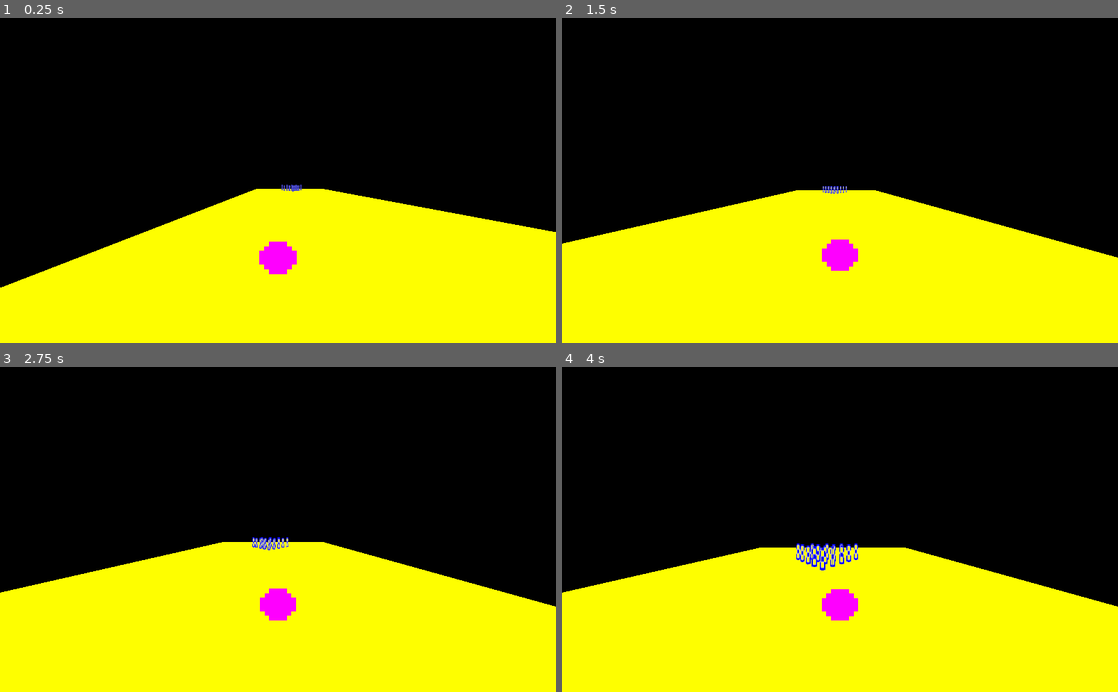
Above: before the commit, frames 1-4 (two rows, left to right).
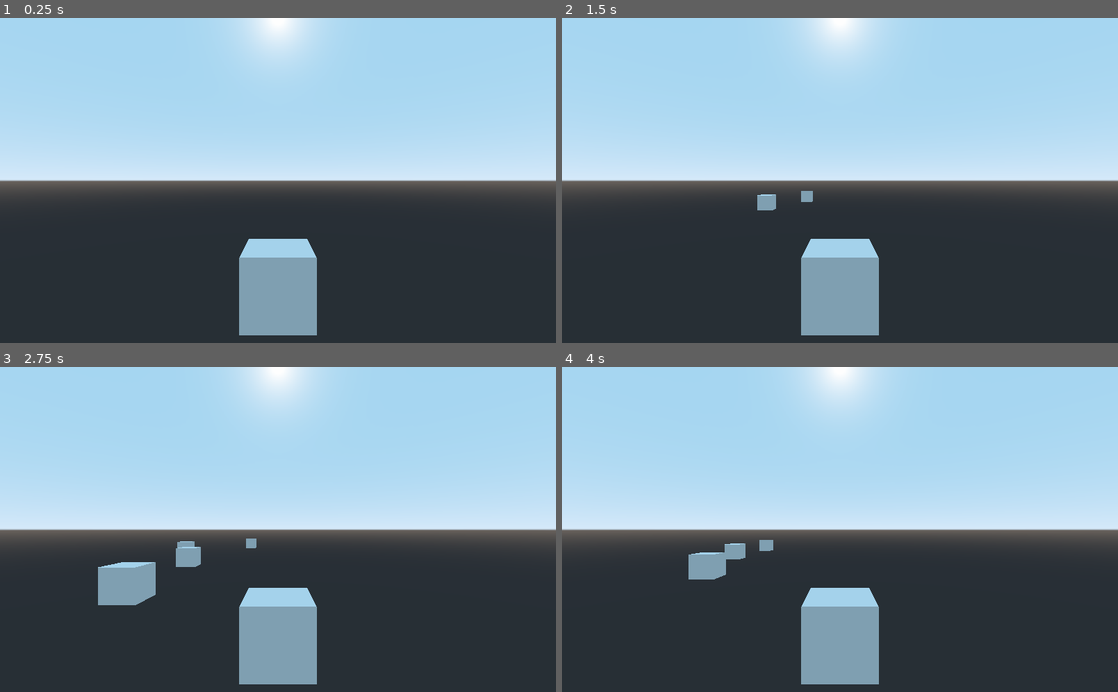
Above: after the commit, the same moments.

Repository: SteveSmith16384/CascadeCassette50_3D
Game: Godot game, scene res://Main.tscn
Same seed, same stepped clock (60 frames per second), same inputs: the game is played once before the commit and once after it.
Inputs:
- Up to frame 1 (0.25 s): no input
- Up to frame 2 (1.5 s): hold Right 0.53-1.28 s; tap Space at 0.77 s; hold Left from 1.28 s (still down)
- Up to frame 3 (2.75 s): tap Space at 1.52 s; release Left at 2.03 s; hold Right from 2.03 s (still down)
- Up to frame 4 (4 s): tap Space at 3.02, 3.77 s; release Right at 3.53 s; hold Left from 3.53 s (still down)

The runs differ from the first frame. In frame 1, 100% of the frame differs, in the area x 0-100%, y 0-100%; in frame 2, 100%; in frame 3, 100%; in frame 4, 100%.

Commit message:
Added basic Voyager

Diff:
--- /dev/null
+++ b/src/Games/Voyager/Ship.tscn
@@ -0,0 +1,14 @@
+[gd_scene load_steps=3 format=2]
+
+[sub_resource type="BoxShape" id=1]
+
+[sub_resource type="CubeMesh" id=2]
+
+[node name="Ship" type="Area"]
+
+[node name="CollisionShape" type="CollisionShape" parent="."]
+shape = SubResource( 1 )
+
+[node name="MeshInstance" type="MeshInstance" parent="."]
+mesh = SubResource( 2 )
+material/0 = null
--- /dev/null
+++ b/src/Games/Voyager/Voyager.gd
@@ -0,0 +1,28 @@
+extends Spatial
+
+const PLAYER_SPEED = 15
+
+var wall_cls = preload("res://Games/Voyager/Wall.tscn")
+
+func _ready():
+	pass
+
+
+func _process(delta):
+	if Input.is_key_pressed(KEY_LEFT):
+		$Ship.translation.x -= delta * PLAYER_SPEED
+	elif Input.is_key_pressed(KEY_RIGHT):
+		$Ship.translation.x += delta * PLAYER_SPEED
+
+	$Camera.translation = $Ship.translation
+	$Camera.translation.y += 3
+	$Camera.translation.z += 7
+	pass
+
+
+func _on_Timer_Wall_timeout():
+	var wall = wall_cls.instance()
+	wall.translation.x = Globals.rnd.randf_range(-5, 5)
+	wall.translation.z = $Ship.translation.z - 50
+	self.add_child(wall)
+	pass
--- /dev/null
+++ b/src/Games/Voyager/Voyager.tscn
@@ -0,0 +1,17 @@
+[gd_scene load_steps=3 format=2]
+
+[ext_resource path="res://Games/Voyager/Voyager.gd" type="Script" id=1]
+[ext_resource path="res://Games/Voyager/Ship.tscn" type="PackedScene" id=2]
+
+[node name="Voyager" type="Spatial"]
+script = ExtResource( 1 )
+
+[node name="Camera" type="Camera" parent="."]
+
+[node name="Ship" parent="." instance=ExtResource( 2 )]
+
+[node name="Timer_Wall" type="Timer" parent="."]
+wait_time = 0.5
+autostart = true
+
+[connection signal="timeout" from="Timer_Wall" to="." method="_on_Timer_Wall_timeout"]
--- /dev/null
+++ b/src/Games/Voyager/Wall.gd
@@ -0,0 +1,9 @@
+extends Area
+
+func _process(delta):
+	self.translation.z += delta * 25
+
+	if self.translation.z > 5:
+		self.get_parent().remove_child(self)
+		self.queue_free()
+	pass
--- /dev/null
+++ b/src/Games/Voyager/Wall.tscn
@@ -0,0 +1,17 @@
+[gd_scene load_steps=4 format=2]
+
+[ext_resource path="res://Games/Voyager/Wall.gd" type="Script" id=1]
+
+[sub_resource type="BoxShape" id=1]
+
+[sub_resource type="CubeMesh" id=2]
+
+[node name="Wall" type="Area"]
+script = ExtResource( 1 )
+
+[node name="CollisionShape" type="CollisionShape" parent="."]
+shape = SubResource( 1 )
+
+[node name="MeshInstance" type="MeshInstance" parent="."]
+mesh = SubResource( 2 )
+material/0 = null
--- /dev/null
+++ b/src/Globals.gd
@@ -0,0 +1,20 @@
+extends Node
+
+const VERSION = "0.1"
+const RELEASE_MODE = false
+
+const INVINCIBLE = true && RELEASE_MODE == false
+const USE_BOMBS = false
+const THIRD_PERSON_MODE = true
+
+const AUTOSTART = true and !RELEASE_MODE
+const SHOW_FPS = true and !RELEASE_MODE
+
+enum ItemTypes {GUN, AMMO}
+
+var rnd : RandomNumberGenerator
+
+func _ready():
+	rnd = RandomNumberGenerator.new()
+	rnd.randomize()
+	pass
--- /dev/null
+++ b/src/Main.gd
@@ -0,0 +1,11 @@
+extends Spatial
+
+func _ready():
+	pass
+
+
+func _process(delta):
+	#var game = preload("res://Games/TenPins/TenPins.tscn")
+	var game = preload("res://Games/Voyager/Voyager.tscn")
+	get_tree().change_scene_to(game)
+	pass
--- a/src/Main.tscn
+++ b/src/Main.tscn
@@ -1,13 +1,12 @@
 [gd_scene load_steps=3 format=2]
 
-[ext_resource path="res://Games/TenPins/TenPins.tscn" type="PackedScene" id=1]
+[ext_resource path="res://Main.gd" type="Script" id=1]
 
 [sub_resource type="Environment" id=1]
 ambient_light_color = Color( 1, 1, 1, 1 )
 
 [node name="Main" type="Spatial"]
-
-[node name="TenPins" parent="." instance=ExtResource( 1 )]
+script = ExtResource( 1 )
 
 [node name="WorldEnvironment" type="WorldEnvironment" parent="."]
 environment = SubResource( 1 )
--- a/src/project.godot
+++ b/src/project.godot
@@ -14,6 +14,23 @@
 run/main_scene="res://Main.tscn"
 config/icon="res://icon.png"
 
+[autoload]
+
+Globals="*res://Globals.gd"
+
+[input]
+
+left={
+"deadzone": 0.5,
+"events": [ Object(InputEventKey,"resource_local_to_scene":false,"resource_name":"","device":0,"alt":false,"shift":false,"control":false,"meta":false,"command":false,"pressed":false,"scancode":16777231,"physical_scancode":0,"unicode":0,"echo":false,"script":null)
+ ]
+}
+right={
+"deadzone": 0.5,
+"events": [ Object(InputEventKey,"resource_local_to_scene":false,"resource_name":"","device":0,"alt":false,"shift":false,"control":false,"meta":false,"command":false,"pressed":false,"scancode":16777233,"physical_scancode":0,"unicode":0,"echo":false,"script":null)
+ ]
+}
+
 [physics]
 
 common/enable_pause_aware_picking=true
Binary file added: src/Assets/fonts/zx_spectrum-7.ttf
